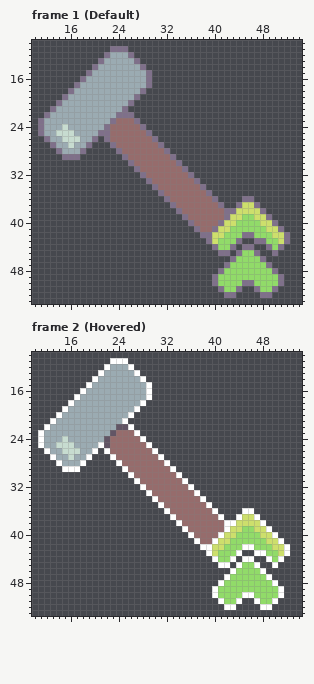
Two states of a pixel-art file, assets/ase/repair_upgrade.ase. Above is the file before it was changed.
56x56 pixels, 2 frames. Shown: frame 1 (Default): x 10..54, y 10..53; frame 2 (Hovered): x 10..54, y 10..53.
The result:
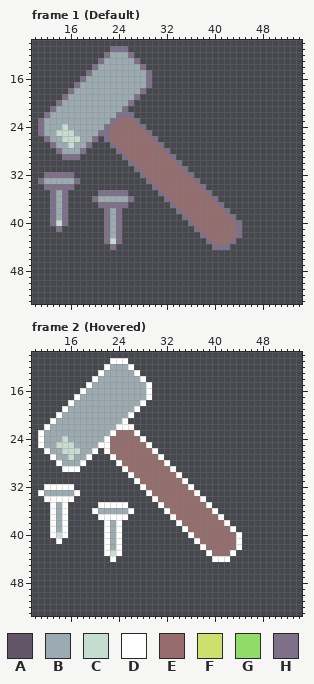
Palette (. is transparent): A #625565  B #9babb2  C #c7dcd0  D #ffffff  E #966c6c  F #cddf6c  G #91db69  H #7f708a
Change:
layer "Upgrade" removed
Changed rows in their new state; - is an unchanged pixel.
Frame 1 (Default):
first column x 11:
32 -HHHHH------------------------------------
33 HBBBBBH-----------------------------------
34 -HHHHH------------------------------------
35 --HBH-----HHHHH---------------------------
36 --HBH----HBBBBBH------------------..------
37 --HBH-----HHHHH------------------....-----
38 --HBH------HBH------------------......----
39 --HBH------HBH-----------------EH......---
40 --HCH------HBH----------------EEEH......--
41 ---H-------HBH---------------EEEEH.......-
42 -----------HBH--------------EEEEEH........
43 -----------HCH---------------EEEH.--......
44 ------------H-----------------HH.-..--...-
45 ------------------------------..-....--.--
46 --------------------------------......----
47 -------------------------------........---
48 ------------------------------..........--
49 -----------------------------............-
50 -----------------------------............-
51 ------------------------------....--....--
52 -------------------------------..----..---
Frame 2 (Hovered):
first column x 22:
22 --DD
23 -D--
24 D---
25 D---
first column x 11:
32 -DDDDD------------------------------------
33 DBBBBBD-----------------------------------
34 -DDDDD------------------------------------
35 --DBD-----DDDDD---------------------------
36 --DBD----DBBBBBD------------------..------
37 --DBD-----DDDDD------------------....-----
38 --DBD------DBD------------------......----
39 --DBD------DBD-----------------ED......---
40 --DCD------DBD----------------EEED......--
41 ---D-------DBD---------------EEEED.......-
42 -----------DBD--------------EEEEED........
43 -----------DCD---------------EEED.--......
44 ------------D-----------------DD.-..--...-
45 ------------------------------..-....--.--
46 --------------------------------......----
47 -------------------------------........---
48 ------------------------------..........--
49 -----------------------------............-
50 -----------------------------............-
51 ------------------------------....--....--
52 -------------------------------..----..---
Changed places in both pictures, as pixel boxes (x1, y1, x2, y2):
added: (38, 172, 134, 250)
changed: (206, 196, 290, 298)
changed: (104, 424, 128, 448)
added: (38, 484, 134, 562)
changed: (206, 508, 290, 610)
